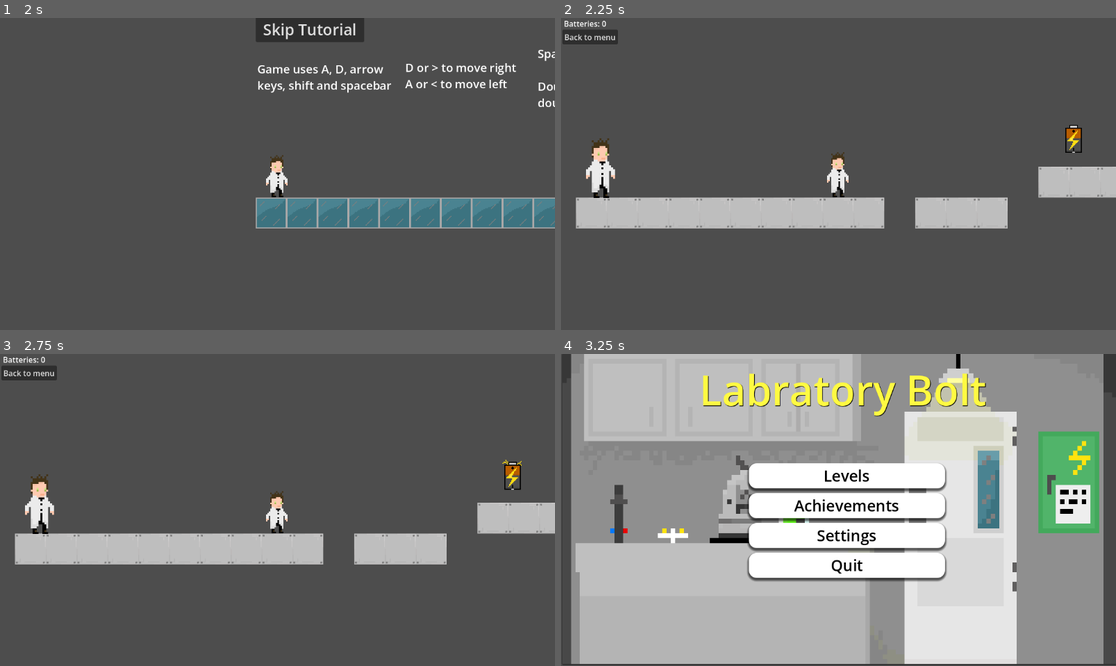
Above: before the commit, frames 1-4 (two rows, left to right).
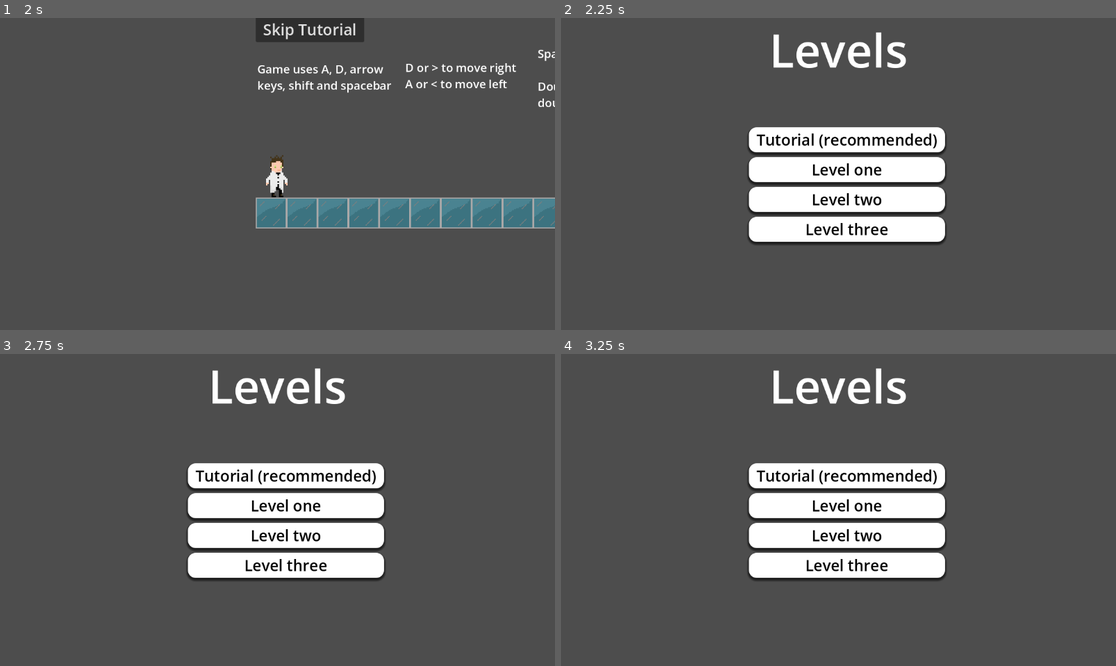
Above: after the commit, the same moments.

Repository: jackrichards-hub/ASSESSMENT
Game: Godot game, scene res://Scenes/menu.tscn
Same seed, same stepped clock (60 frames per second), same inputs: the game is played once before the commit and once after it. The engine's default icon, where the game draws it, is replaced by a stand-in: a white triangle on a blue panel in a dark square.
Inputs (mouse positions are in pixels of both pictures, inside the frame that each line leads up to):
- Up to frame 1 (2 s): click "Levels" at 0.5 s; click "Tutorial (recommended)" at 1.25 s
- Up to frame 2 (2.25 s): click "Skip Tutorial" at 2 s
- Up to frame 3 (2.75 s): no input
- Up to frame 4 (3.25 s): click (588, 372) at 2.75 s, where only the run before the commit has a clickable "Back to menu"

Frame 1 is identical in both runs. In frame 2, 20% of the frame differs, in the area x 0-100%, y 0-73%; in frame 3, 20%; in frame 4, 85%, in the area x 0-100%, y 0-100%.

Commit message:
fixed battery count, fixed change scene code, fixed elevator

Diff:
--- a/assessment-for-year-12/Scenes/level_1.tscn
+++ b/assessment-for-year-12/Scenes/level_1.tscn
@@ -145,7 +145,7 @@
 offset_top = 24.0
 offset_right = 103.0
 offset_bottom = 46.0
-text = "Back to menu"
+text = "Back to main menu"
 
 [node name="Node" type="Node" parent="." unique_id=412624854]
 
@@ -188,4 +188,6 @@
 [node name="Battery13" parent="Node" unique_id=1292440501 instance=ExtResource("6_lsmp6")]
 position = Vector2(520, 135)
 
+[connection signal="collected" from="Player" to="UI layer/UI/Score label" method="_on_player_collected"]
+[connection signal="body_entered" from="Elevator" to="." method="_on_elevator_body_entered"]
 [connection signal="pressed" from="UI layer/UI/Button" to="." method="_on_button_pressed"]
--- a/assessment-for-year-12/Scripts/elevator.gd
+++ b/assessment-for-year-12/Scripts/elevator.gd
@@ -1,11 +1 @@
 extends Area2D
-
-
-
-
-func _on_body_entered(body: Node2D) -> void:
-	if body.name == "Player":
-		print ("you won")
-		#load a new level
-		get_tree().change_scene_to_file("res://Scenes/level_menu.tscn")
-		pass
--- a/assessment-for-year-12/Scripts/level_1.gd
+++ b/assessment-for-year-12/Scripts/level_1.gd
@@ -14,3 +14,10 @@
 
 func _on_button_pressed() -> void:
 	get_tree().change_scene_to_file("res://Scenes/menu.tscn")
+
+
+func _on_elevator_body_entered(body: Node2D) -> void:
+	if body is Player and body.battery_count >= 8:
+		if body.battery_count >= 8:
+			print("you won")
+			get_tree().change_scene_to_file("res://Scenes/level_menu.tscn")
--- a/assessment-for-year-12/Scripts/player.gd
+++ b/assessment-for-year-12/Scripts/player.gd
@@ -1,3 +1,4 @@
+class_name Player
 extends CharacterBody2D
 
 @onready var animation : AnimatedSprite2D = $AnimatedSprite2D
@@ -11,7 +12,7 @@
 var jump_count = 0
 var start_position = Vector2(31,182)
 var battery_count = 0
-signal collected
+signal collected(count)
 
 func _physics_process(delta: float) -> void:
 	# Add the gravity.
--- a/assessment-for-year-12/Scripts/playerv2.gd
+++ /dev/null
@@ -1,79 +0,0 @@
-extends CharacterBody2D
-
-@onready var animation : AnimatedSprite2D = $AnimatedSprite2D
-
-const SPEED = 300.0
-const JUMP_VELOCITY = -400.0
-const SPRINT_SPEED = 900.0
-var sprinting = false
-var can_sprint = true
-
-var jump_count = 0
-var start_position = Vector2(31,182)
-
-
-func _physics_process(delta: float) -> void:
-	# Add the gravity.
-	if not is_on_floor():
-		velocity += get_gravity() * delta
-	else:
-		jump_count = 0
-	# Handle jump.
-	if Input.is_action_just_pressed("ui_accept") and jump_count < 2:
-		jump_count +=1
-		velocity.y = JUMP_VELOCITY
-
-	if Input.is_action_just_pressed("Sprint") and can_sprint:
-		sprinting = true
-		$sprint_timer.start()
-		$sprint_again_timer.start()
-
-	# Get the input direction and handle the movement/deceleration.
-	# As good practice, you should replace UI actions with custom gameplay actions.
-	var direction := Input.get_axis("ui_left", "ui_right")
-	if direction:
-		if sprinting:
-			velocity.x = direction * SPRINT_SPEED
-		else:
-			velocity.x = direction * SPEED
-		#flip_h if moving left
-		if direction < 0.1:
-			animation.flip_h = true
-		else:
-			animation.flip_h = false
-	else:
-		velocity.x = move_toward(velocity.x, 0, SPEED)
-
-
-
-	move_and_slide()
-	if is_on_floor():
-		if abs(velocity.x) > 0.1:
-			animation.play("Run")
-		else:
-			animation.play("Idle")
-	else:
-		animation.play("Jump")
-
-	if position.y > 900:
-		respawn()
-
-
-
-
-
-func respawn():
-	position = start_position
-
-#make it stop sprinting
-func _on_sprint_timer_timeout() -> void:
-	print("Sprint ended")
-	sprinting = false
-
-
-func _on_sprint_again_timer_timeout() -> void:
-	can_sprint = true
-
-func _on_hitbox_area_entered(area: Area2D) -> void:
-	if area is Battery:
-		print("collected gold")
--- a/assessment-for-year-12/Scripts/score_label.gd
+++ b/assessment-for-year-12/Scripts/score_label.gd
@@ -1,5 +1,6 @@
 extends Label
 
 
-func _on_player_scored(score : int) -> void:
-	text = "Batteries: "+ str(Battery)
+
+func _on_player_collected(count: Variant) -> void:
+	text = "Batteries: "+ str(count)
--- a/assessment-for-year-12/Scripts/tutorial.gd
+++ b/assessment-for-year-12/Scripts/tutorial.gd
@@ -16,4 +16,4 @@
 
 
 func _on_skip_tutorial_pressed() -> void:
-	get_tree().change_scene_to_file("res://Scenes/level_1.tscn")
+	get_tree().change_scene_to_file("res://Scenes/level_menu.tscn")
Not shown, added: assessment-for-year-12/Assets/Darkness-1.png.png.import
Not shown, added: assessment-for-year-12/Assets/Elevator Tilesheet.png.import
Not shown, removed: assessment-for-year-12/Scripts/playerv2.gd.uid
